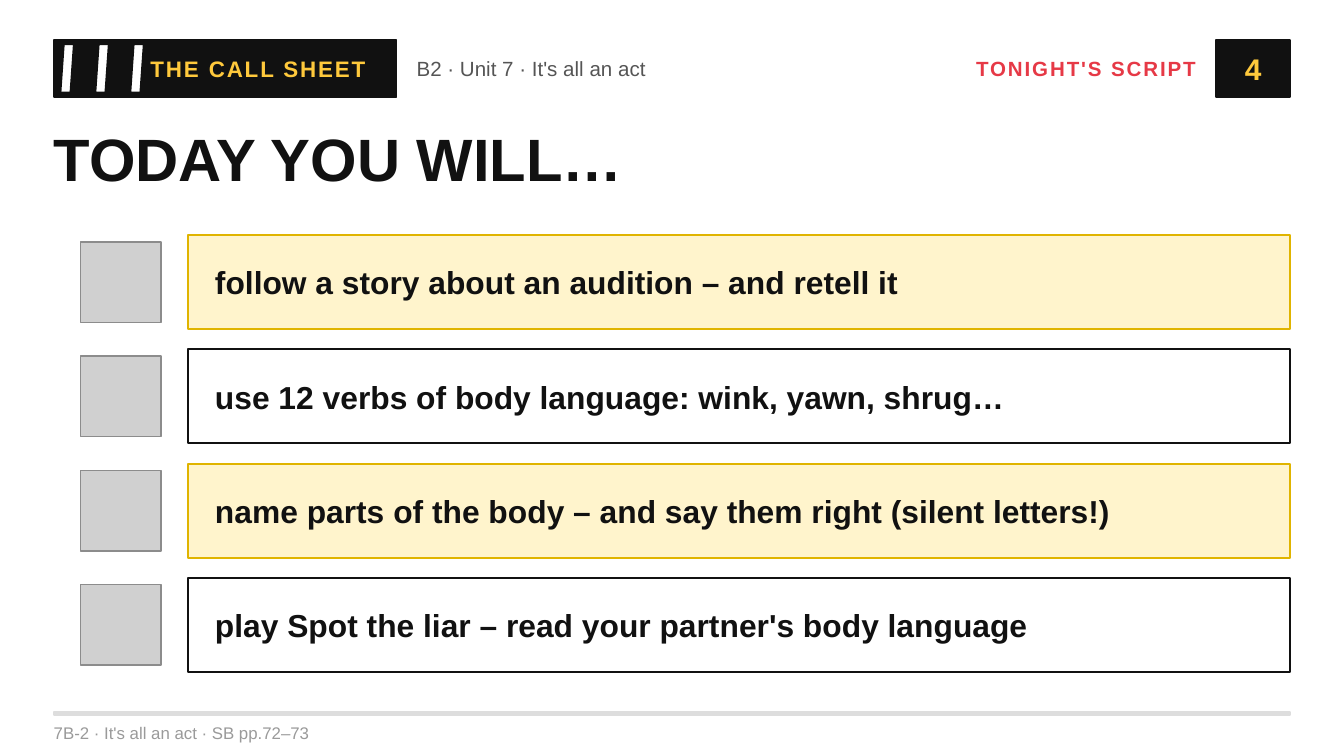
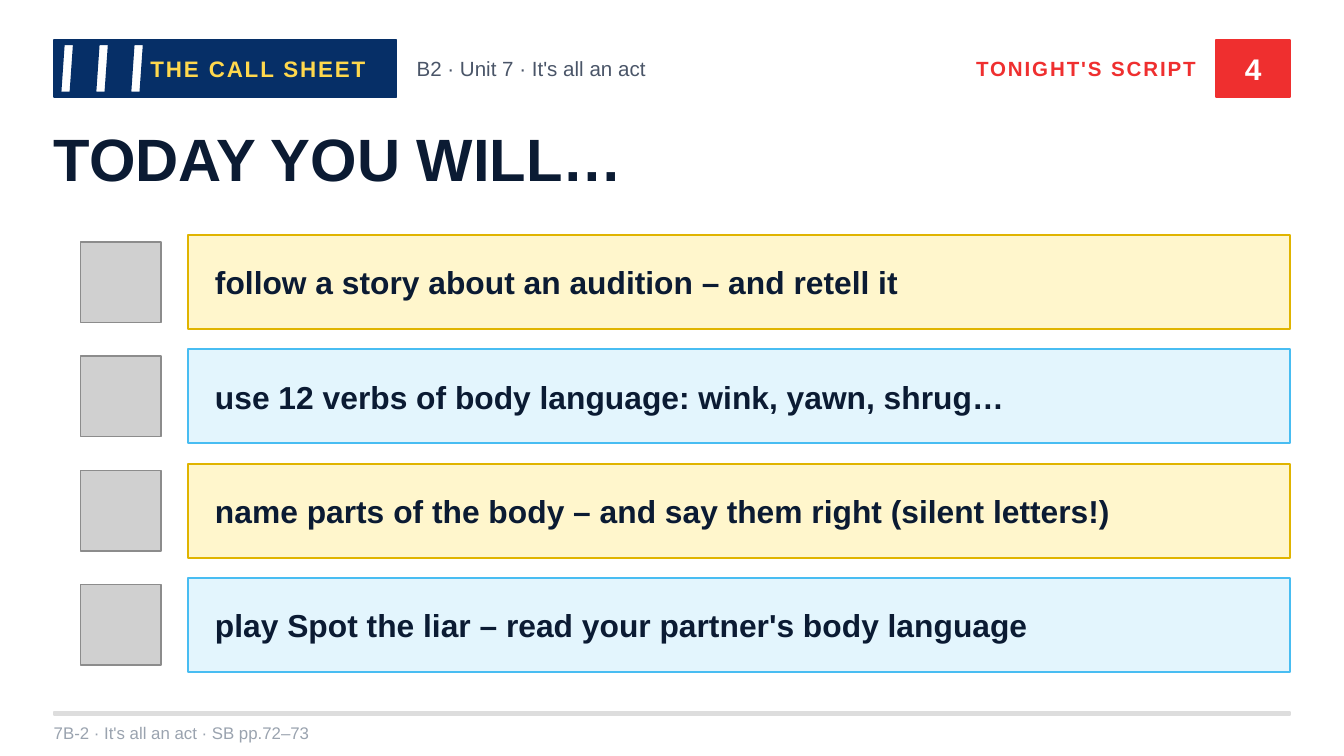
Before and after one commit to londonlanguageschool/Bagheria-, a slide deck: slide 4 of materials/B2/B2_7B-2_Its_all_an_act.pptx. Drawn at 1344x756 pixels with LibreOffice and Linux fonts; fonts in the diff are those of the drawing; grey boxes stand for pictures. Boxes give left, top, right and bottom in pixels: in the first picture for what was removed or moved away, otherwise in the second. Text is boxed around its words. In the diff, an @@ line names an element or a change of style, - is before the commit and + after.

```diff
--- a/materials/B2/B2_7B-2_Its_all_an_act.pptx
+++ b/materials/B2/B2_7B-2_Its_all_an_act.pptx
@@ fill #111111 to #062F67; outline #111111 1 pt to #062F67 1 pt in 3 elements at (54,40,396,97), (78,44,91,93), (113,44,126,93) @@
@@ outline #111111 1 pt to #062F67 1 pt in 3 elements at (60,44,74,93), (95,44,109,93), (130,44,144,93) @@
@@ text "THE CALL SHEET" at (150,61,365,78): text colour #FFC93C to #FFD84D @@
@@ text "B2 · Unit 7 · ..." at (417,61,645,76): text colour #555555 to #4A5568 @@
@@ text "TONIGHT'S SCRIPT" at (976,61,1196,76): text colour #E63946 to #EF2F2F @@
@@ text "4" at (1245,59,1262,80): text colour #FFC93C to #FFFFFF @@
@@ rectangle at (1216,40,1290,97): fill #111111 to #EF2F2F; outline #111111 1 pt to #EF2F2F 1 pt @@
@@ rectangle at (188,235,1290,329): fill #FFF4CC to #FFF6CC @@
@@ rectangle at (188,349,1290,444): fill #FFFFFF to #E3F5FD; outline #111111 1 pt to #48BDF2 1 pt @@
@@ rectangle at (188,464,1290,558): fill #FFF4CC to #FFF6CC @@
@@ rectangle at (188,578,1290,672): fill #FFFFFF to #E3F5FD; outline #111111 1 pt to #48BDF2 1 pt @@
@@ text colour #111111 to #0B1B33 in 5 elements at (54,139,623,182), (215,271,897,300), (215,386,1004,414), (215,500,1109,529), (215,614,1027,643) @@
@@ text "7B-2 · It's all an ..." at (54,727,309,743): text colour #9A9A9A to #9AA3AF @@
```
Also in this commit, not shown: 18 other slides changed, 41 other files.
